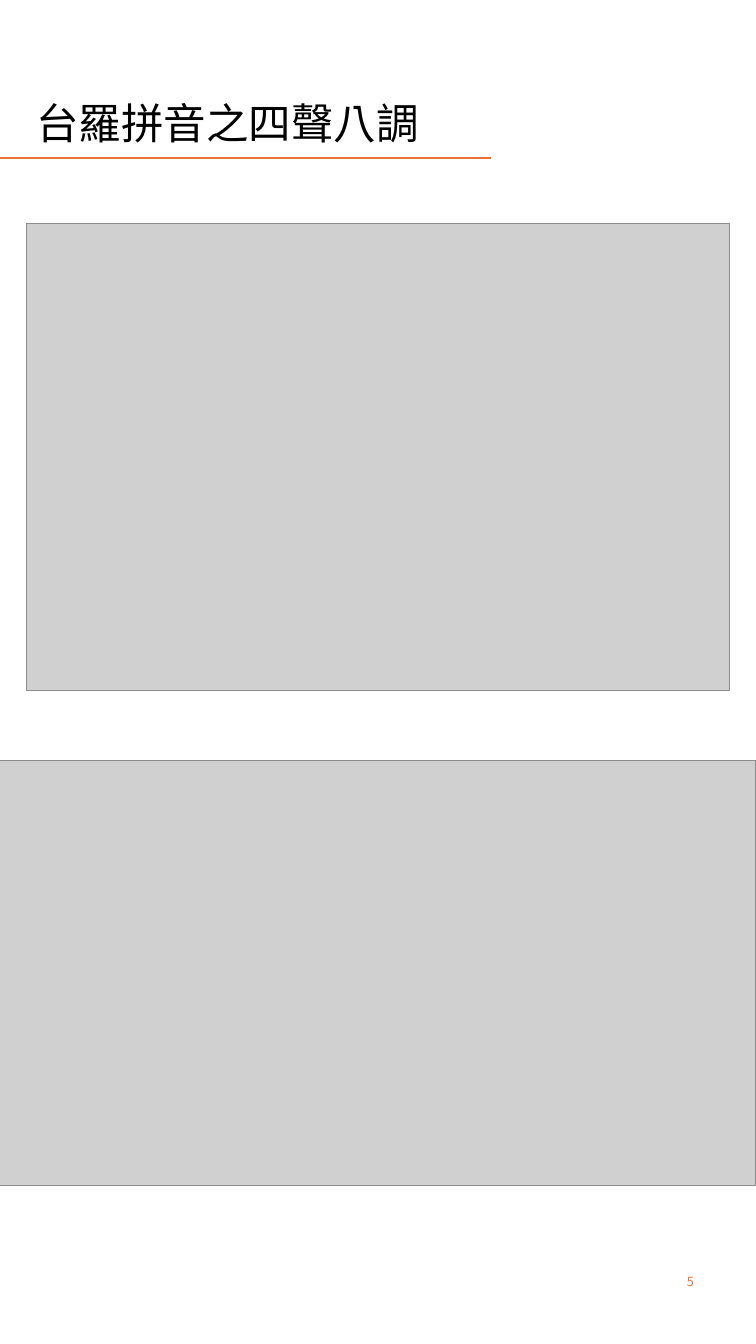
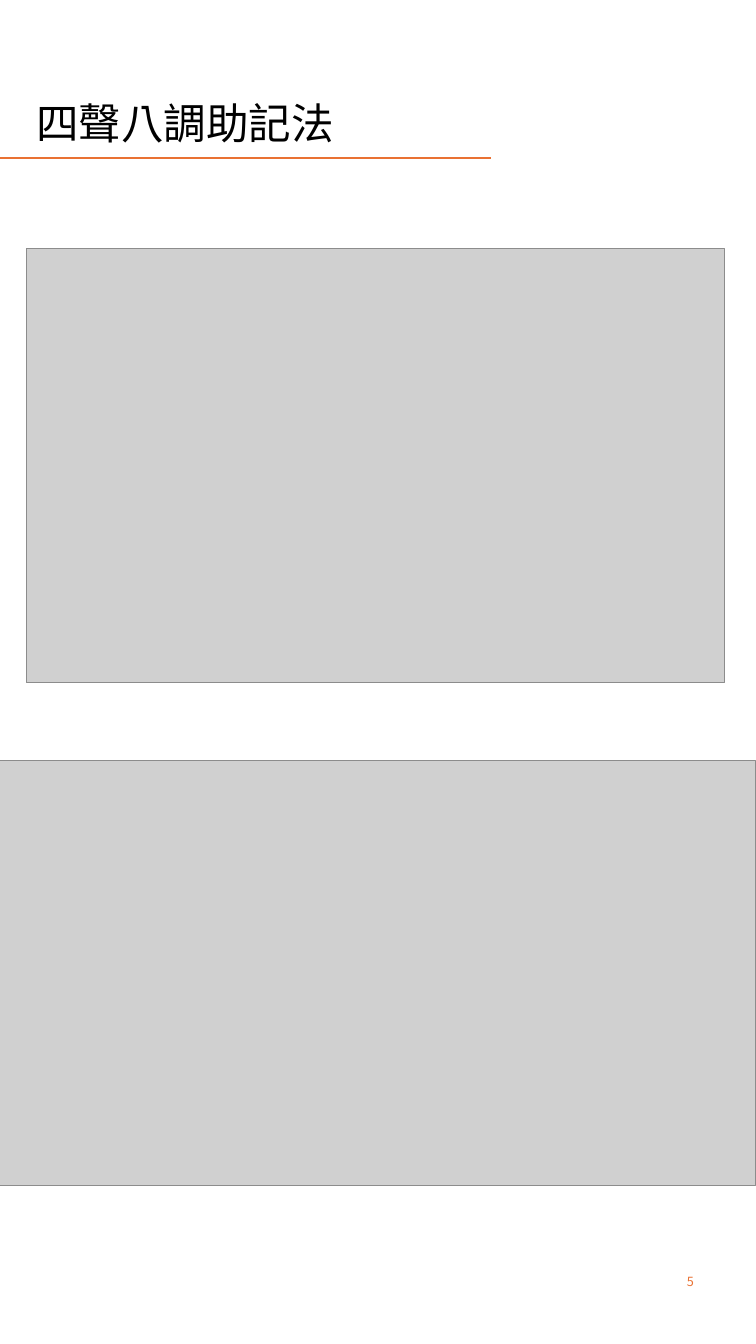
Before and after one commit to AlanJui/rime-tlpa, a slide deck: slide 5 of docs/guide/十八音輸入方案變調操作.pptx. Drawn at 756x1344 pixels with LibreOffice and Linux fonts; fonts in the diff are those of the drawing; grey boxes stand for pictures. Boxes give left, top, right and bottom in pixels: in the first picture for what was removed or moved away, otherwise in the second. Text is boxed around its words. In the diff, an @@ line names an element or a change of style, - is before the commit and + after.

```diff
--- a/docs/guide/十八音輸入方案變調操作.pptx
+++ b/docs/guide/十八音輸入方案變調操作.pptx
@@ title at box(36, 103, 334, 143): text changed @@
-台羅拼音之四聲八調
+四聲八調助記法
@@ picture: place and size @@
-picture at box(26, 224, 730, 690)
+picture at box(26, 249, 725, 683)
```
Also in this commit, not shown: 7 other slides changed.
